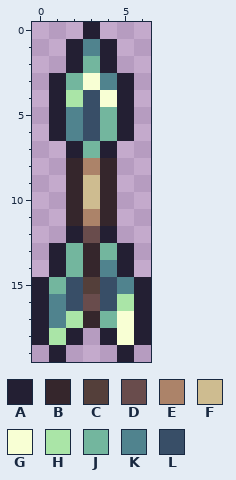
Edited in one commit: pixel-art sprite (Items/Ammo/VitricArrow.png). Above, as it was before the edit.
The file is 14x40 pixels, drawn in blocks of 2x2; one block is one cell here.
Palette (. is transparent): A #231f33  B #35262c  C #543f3a  D #694c4c  E #ac8369  F #cebc90  G #f8ffd4  H #aae5a7  J #73b69e  K #50838e  L #384e67
Pixels before, first column x 0:
 0 ...A...
 1 ..AKA..
 2 ..AJA..
 3 .AJGKA.
 4 .AHLGA.
 5 .AKLJA.
 6 .AKLJA.
 7 ..AJA..
 8 ..BEB..
 9 ..BFB..
10 ..BFB..
11 ..BEB..
12 ..ADA..
13 .AJBJA.
14 .AJBKA.
15 AJLCLKA
16 AKLDLHA
17 AKHBJGA
18 AHA.AGA
19 .A...A.
After:
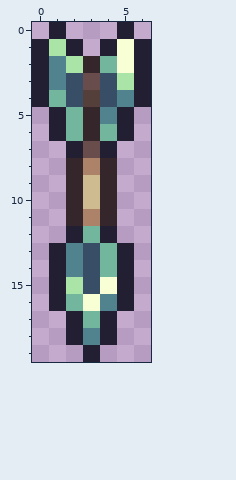
Difference:
Changed rows in their new state; - is an unchanged pixel.
first column x 0:
 0 -A-.-A-
 1 AH-.-GA
 2 AKHBJGA
 3 AKLDLHA
 4 AJLCLKA
 5 --JBK--
 6 --JB---
 7 ---D---
first column x 0:
12 ---J---
13 --KL---
14 --KLJ--
15 .AHLGA.
16 .AJGKA.
17 ..AJA..
18 ..-K-..
19 -.-A-.-
